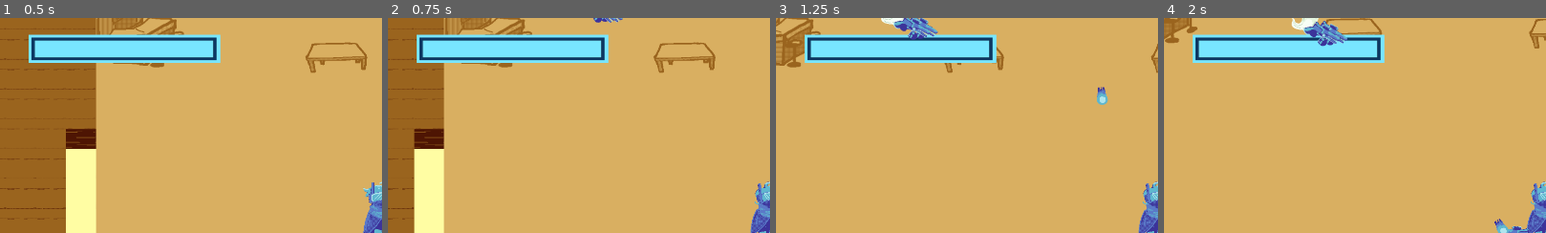
Above: before the commit, frames 1-4 (left to right).
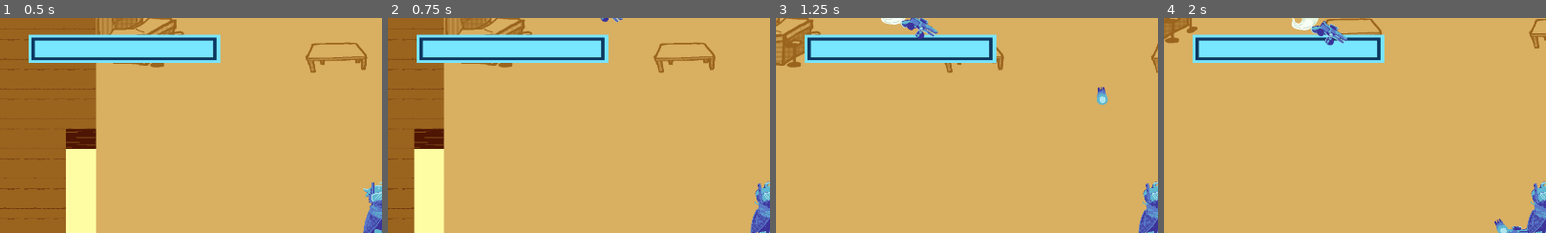
Above: after the commit, the same moments.

Repository: mid-at-coding/imgd-game
Game: Godot game, scene res://scenes/dungeon_saloon_game.tscn
Two runs of this game, one before a commit and one after it. Both use one fixed random seed, a clock stepped at 60 frames per second and the inputs below. This scene is started directly instead of the project's main scene. Sound files missing from this copy of the repository are replaced by a short silence.
Inputs (mouse positions are % of the whole screen's width and height, from its top left):
- Up to frame 1 (0.5 s): no input
- Up to frame 2 (0.75 s): tap Enter (accept_pickup) at 0.5 s; move the mouse to (72, 45) at 0.52 s; hold D (move_right) from 0.53 s (still down); hold Enter (accept_pickup) from 0.53 s (still down); click (72, 45) at 0.67 s
- Up to frame 3 (1.25 s): keep holding D (move_right); keep holding Enter (accept_pickup)
- Up to frame 4 (2 s): move the mouse to (30, 55) at 1.27 s; release D (move_right) at 1.28 s; release Enter (accept_pickup) at 1.28 s; hold S (move_down) from 1.28 s (still down); tap Shift (dash) at 1.35 s
The pictures show only the part of the screen within x 0-50%, y 0-50%; the shares and areas given below are measured in that part.

Frame 1 is identical in both runs. In frame 2, less than 0.1% of the frame differs, in the area x 53-60%, y 0-3%; in frame 3, 0.5%; in frame 4, 0.5%, in the area x 36-46%, y 1-14%.

Commit message:
refactor: moved sprite and gun name out of creature_data

Diff:
--- a/game/scenes/dungeon_saloon_spawner_mobs.tscn
+++ b/game/scenes/dungeon_saloon_spawner_mobs.tscn
@@ -2,9 +2,6 @@
 
 [ext_resource type="PackedScene" uid="uid://4a4h5aa2xyig" path="res://scenes/mob.tscn" id="1_tldwi"]
 [ext_resource type="Script" uid="uid://d1746gglsvtso" path="res://scripts/creature_data.gd" id="2_omwp1"]
-[ext_resource type="PackedScene" uid="uid://xp88v303vdqs" path="res://scenes/parameter_gun.tscn" id="3_pcvki"]
-[ext_resource type="Script" uid="uid://bx7gx2juhxy5s" path="res://scripts/bullet_data.gd" id="4_7a31j"]
-[ext_resource type="Script" uid="uid://2hlvq8ucffqs" path="res://scripts/gun_data.gd" id="5_blrb2"]
 
 [sub_resource type="Resource" id="Resource_oedvp"]
 script = ExtResource("2_omwp1")
@@ -12,21 +9,8 @@
 follow_distance = 200
 shoot = 1
 speed = 150
-spriteName = "Slime"
 ownerMask = 1
 metadata/_custom_type_script = "uid://d1746gglsvtso"
-
-[sub_resource type="Resource" id="Resource_lw0rm"]
-script = ExtResource("4_7a31j")
-owner = 1
-metadata/_custom_type_script = "uid://bx7gx2juhxy5s"
-
-[sub_resource type="Resource" id="Resource_2uonm"]
-script = ExtResource("5_blrb2")
-fire_rate = 1
-bullets = 1
-bullet = SubResource("Resource_lw0rm")
-metadata/_custom_type_script = "uid://2hlvq8ucffqs"
 
 [node name="dungeon_saloon_spawner_mobs" type="Node" unique_id=738979118]
 
@@ -34,52 +18,22 @@
 position = Vector2(786, 481)
 creature_data = SubResource("Resource_oedvp")
 
-[node name="ParameterGun2" parent="Mob" unique_id=941152522 instance=ExtResource("3_pcvki")]
-position = Vector2(-19, 3)
-gun_data = SubResource("Resource_2uonm")
-target = 1
-
 [node name="Mob2" parent="." unique_id=1045366329 instance=ExtResource("1_tldwi")]
 position = Vector2(662, 808)
 creature_data = SubResource("Resource_oedvp")
-
-[node name="ParameterGun2" parent="Mob2" unique_id=2077132714 instance=ExtResource("3_pcvki")]
-position = Vector2(-19, 3)
-gun_data = SubResource("Resource_2uonm")
-target = 1
 
 [node name="Mob3" parent="." unique_id=686192330 instance=ExtResource("1_tldwi")]
 position = Vector2(1278, 811)
 creature_data = SubResource("Resource_oedvp")
 
-[node name="ParameterGun2" parent="Mob3" unique_id=565968434 instance=ExtResource("3_pcvki")]
-position = Vector2(-19, 3)
-gun_data = SubResource("Resource_2uonm")
-target = 1
-
 [node name="Mob4" parent="." unique_id=199782816 instance=ExtResource("1_tldwi")]
 position = Vector2(1528, 514)
 creature_data = SubResource("Resource_oedvp")
-
-[node name="ParameterGun2" parent="Mob4" unique_id=1602702908 instance=ExtResource("3_pcvki")]
-position = Vector2(-19, 3)
-gun_data = SubResource("Resource_2uonm")
-target = 1
 
 [node name="Mob5" parent="." unique_id=1672525675 instance=ExtResource("1_tldwi")]
 position = Vector2(1085, 670)
 creature_data = SubResource("Resource_oedvp")
 
-[node name="ParameterGun2" parent="Mob5" unique_id=1181240609 instance=ExtResource("3_pcvki")]
-position = Vector2(-19, 3)
-gun_data = SubResource("Resource_2uonm")
-target = 1
-
 [node name="Mob6" parent="." unique_id=1647700591 instance=ExtResource("1_tldwi")]
 position = Vector2(1278, 505)
 creature_data = SubResource("Resource_oedvp")
-
-[node name="ParameterGun2" parent="Mob6" unique_id=423856792 instance=ExtResource("3_pcvki")]
-position = Vector2(-19, 3)
-gun_data = SubResource("Resource_2uonm")
-target = 1
--- a/game/scenes/mob.tscn
+++ b/game/scenes/mob.tscn
@@ -11,7 +11,6 @@
 script = ExtResource("2_71rcx")
 shoot = 1
 speed = 150
-spriteName = "Slime"
 ownerMask = 1
 metadata/_custom_type_script = "uid://d1746gglsvtso"
 
@@ -30,10 +29,12 @@
 bullet = SubResource("Resource_ebxvl")
 metadata/_custom_type_script = "uid://2hlvq8ucffqs"
 
-[node name="Mob" type="CharacterBody2D" unique_id=1706582842 groups=["enemies"]]
+[node name="Mob" type="CharacterBody2D" unique_id=1706582842 node_paths=PackedStringArray("sprite", "gun") groups=["enemies"]]
 collision_layer = 2
 script = ExtResource("1_bsing")
 creature_data = SubResource("Resource_og0x0")
+sprite = NodePath("Slime")
+gun = NodePath("ParameterGun")
 metadata/_custom_type_script = "uid://bdw2ybx4tgaa"
 
 [node name="Slime" parent="." unique_id=339565775 instance=ExtResource("2_d4cuo")]
--- a/game/scenes/player.tscn
+++ b/game/scenes/player.tscn
@@ -19,7 +19,6 @@
 shoot = 2
 speed = 500
 maxhealth = 50.0
-spriteName = "HappyBoo"
 metadata/_custom_type_script = "uid://d1746gglsvtso"
 
 [sub_resource type="RectangleShape2D" id="RectangleShape2D_csncd"]
@@ -45,10 +44,12 @@
 content_margin_bottom = 15.0
 bg_color = Color(0, 0, 0, 0.3647059)
 
-[node name="Player" type="CharacterBody2D" unique_id=1546396198]
+[node name="Player" type="CharacterBody2D" unique_id=1546396198 node_paths=PackedStringArray("sprite", "gun")]
 motion_mode = 1
 script = ExtResource("1_dqkch")
 creature_data = SubResource("Resource_lw0rm")
+sprite = NodePath("HappyBoo")
+gun = NodePath("ParameterGun")
 
 [node name="HappyBoo" parent="." unique_id=984748070 instance=ExtResource("2_bl5ih")]
 unique_name_in_owner = true
--- a/game/scripts/creature.gd
+++ b/game/scripts/creature.gd
@@ -39,8 +39,8 @@
 @export var creature_data : CreatureData = CreatureData.new()
 static var hurt_tint_time : float = 0.2
 static var hurt_tint : Color = Color(1.0, 0.526, 0.489, 1.0)
-@onready var sprite = get_node(creature_data.spriteName)
-@onready var gun : ParameterGun = get_node(creature_data.gunName)
+@export var sprite : Node
+@export var gun : ParameterGun
 @onready var health = creature_data.maxhealth
 @onready var shoot_sound = get_node_or_null("ShootSound")
 @onready var end_shoot_sound = get_node_or_null("EndShootSound")
--- a/game/scripts/creature_data.gd
+++ b/game/scripts/creature_data.gd
@@ -13,9 +13,5 @@
 @export var speed = 200
 ## How much health the creature can have at maximum
 @export var maxhealth = 3.0
-## The name of the creature's sprite in the tree
-@export var spriteName = "Sprite"
-## The name of the creature's gun in the tree
-@export var gunName = "ParameterGun"
 ## What type of creature the creature is
 @export var ownerMask : BulletData.OwnerClass = BulletData.OwnerClass.PLAYER
